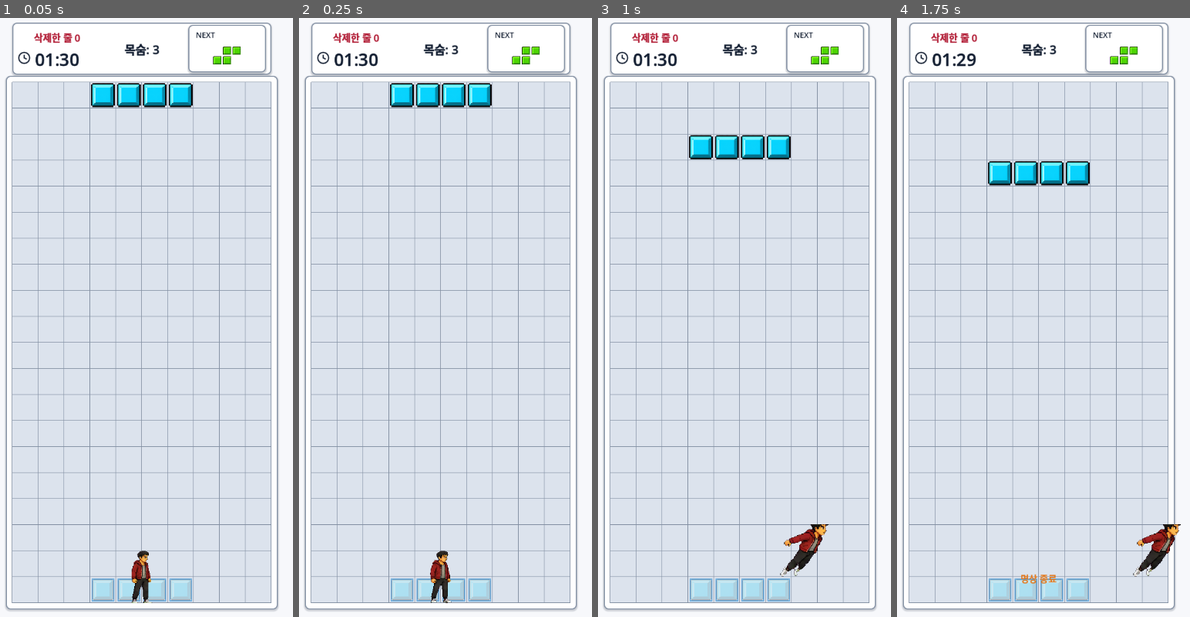
Above: before the commit, frames 1-4 (left to right).
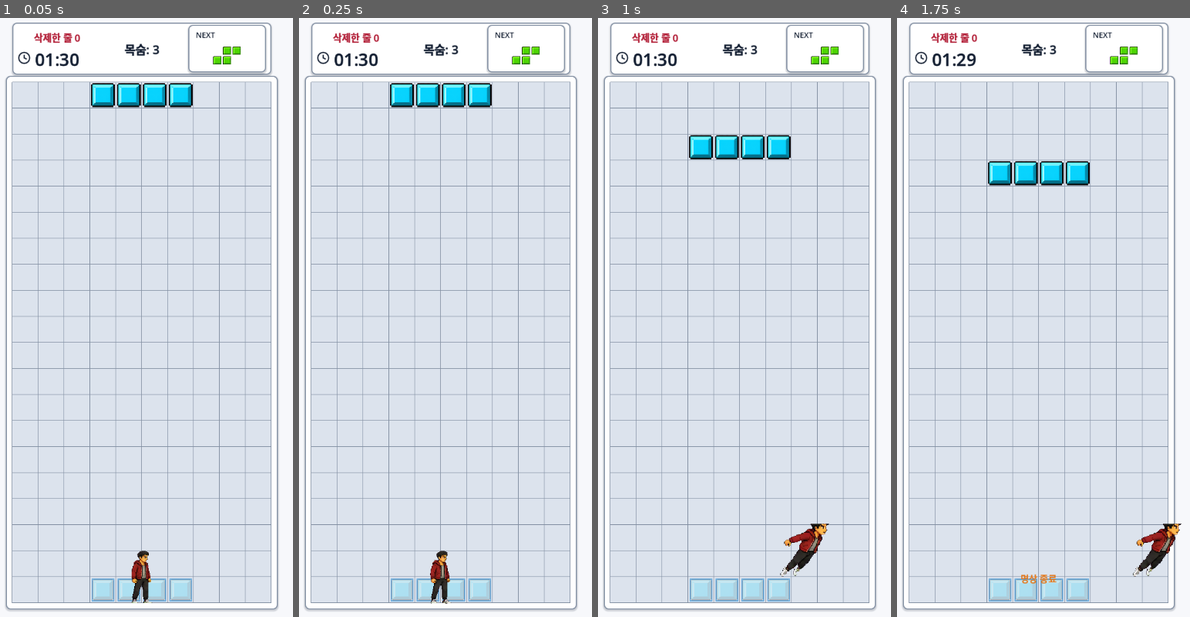
Above: after the commit, the same moments.

Repository: ydev2388/player_tetris
Game: Godot game, scene res://scenes/main.tscn
Same seed, same stepped clock (60 frames per second), same inputs: the game is played once before the commit and once after it. This scene is started directly instead of the project's main scene.
Inputs (mouse positions are in pixels of both pictures, inside the frame that each line leads up to):
- Up to frame 1 (0.05 s): no input
- Up to frame 2 (0.25 s): no input
- Up to frame 3 (1 s): tap Enter at 0.5 s; move the mouse to (806, 293) at 0.52 s; hold Right (character_right) from 0.53 s (still down); hold C (character_grab) from 0.53 s (still down); click (806, 293) at 0.67 s; tap Z (character_jump) at 0.77 s
- Up to frame 4 (1.75 s): keep holding Right (character_right); move the mouse to (979, 359) at 1.27 s; release C (character_grab) at 1.28 s; tap Down (character_meditate) at 1.35 s; tap Z (character_jump) at 1.52 s

Frame 1 is identical in both runs. In frame 2, 0.1% of the frame differs, in the area x 44-53%, y 88-98%; in frame 3, 0.2%; in frame 4, 0.2%, in the area x 80-98%, y 84-94%.

Commit message:
fix: keep character motion scale stable

Diff:
--- a/scripts/character_animation_data.gd
+++ b/scripts/character_animation_data.gd
@@ -230,26 +230,30 @@
 ) -> Rect2:
 	var frame_region: Rect2 = region_for(state, elapsed, character_id)
 	var texture: Texture2D = texture_for(state, character_id)
+	return opaque_region_for(texture, frame_region)
+
+
+static func opaque_region_for(texture: Texture2D, source_region: Rect2) -> Rect2:
 	var cache_key: String = "%s:%d:%d:%d:%d" % [
 		texture.resource_path,
-		int(frame_region.position.x),
-		int(frame_region.position.y),
-		int(frame_region.size.x),
-		int(frame_region.size.y),
+		int(source_region.position.x),
+		int(source_region.position.y),
+		int(source_region.size.x),
+		int(source_region.size.y),
 	]
 	if _visible_region_cache.has(cache_key):
 		return _visible_region_cache[cache_key] as Rect2
 
 	var image: Image = texture.get_image()
 
-	var min_x: int = int(frame_region.size.x)
-	var min_y: int = int(frame_region.size.y)
+	var min_x: int = int(source_region.size.x)
+	var min_y: int = int(source_region.size.y)
 	var max_x: int = -1
 	var max_y: int = -1
-	var source_left: int = int(frame_region.position.x)
-	var source_top: int = int(frame_region.position.y)
-	for pixel_y: int in range(int(frame_region.size.y)):
-		for pixel_x: int in range(int(frame_region.size.x)):
+	var source_left: int = int(source_region.position.x)
+	var source_top: int = int(source_region.position.y)
+	for pixel_y: int in range(int(source_region.size.y)):
+		for pixel_x: int in range(int(source_region.size.x)):
 			if image.get_pixel(source_left + pixel_x, source_top + pixel_y).a < FRAME_ALPHA_THRESHOLD:
 				continue
 			min_x = mini(min_x, pixel_x)
@@ -257,10 +261,10 @@
 			max_x = maxi(max_x, pixel_x)
 			max_y = maxi(max_y, pixel_y)
 
-	var visible_region: Rect2 = frame_region
+	var visible_region: Rect2 = source_region
 	if max_x >= min_x and max_y >= min_y:
 		visible_region = Rect2(
-			frame_region.position + Vector2(float(min_x), float(min_y)),
+			source_region.position + Vector2(float(min_x), float(min_y)),
 			Vector2(float(max_x - min_x + 1), float(max_y - min_y + 1))
 		)
 	_visible_region_cache[cache_key] = visible_region
--- a/scripts/character_controller.gd
+++ b/scripts/character_controller.gd
@@ -2017,15 +2017,20 @@
 		_animation_time,
 		character_id
 	) # source frame.
-	var alpha_bounds: Rect2 = _frame_alpha_bounds(region)
+	var reference_region: Rect2 = ANIMATION_DATA.region_for(
+		ANIMATION_DATA.IDLE,
+		0.0,
+		character_id
+	)
+	var reference_bounds: Rect2 = _frame_alpha_bounds(reference_region)
 	var visible_height: float = ANIMATION_DATA.visible_height_for(
-		_animation_state,
+		ANIMATION_DATA.IDLE,
 		character_id
 	)
-	var uniform_scale: float = visible_height / maxf(alpha_bounds.size.y, 1.0)
+	var uniform_scale: float = visible_height / maxf(reference_bounds.size.y, 1.0)
 	var source_center: Vector2 = region.size * 0.5
-	var visible_center_x: float = alpha_bounds.position.x + alpha_bounds.size.x * 0.5
-	var visible_bottom: float = alpha_bounds.end.y
+	var visible_center_x: float = reference_bounds.position.x + reference_bounds.size.x * 0.5
+	var visible_bottom: float = reference_bounds.end.y
 	var ground_anchor_y: float = (
 		CHARACTER_COLLIDER_OFFSET_Y + CHARACTER_COLLIDER_HEIGHT * 0.5
 	)
--- a/scripts/game_view.gd
+++ b/scripts/game_view.gd
@@ -73,7 +73,7 @@
 const THORN_EDGE_OVERLAP: float = 6.0
 const BIND_TEXTURE: Texture2D = preload("res://assets/sprites/bind_sprite.png")
 const BIND_SOURCE_REGION: Rect2 = Rect2(337.0, 65.0, 277.0, 364.0)
-const BIND_DISPLAY_SIZE: Vector2 = Vector2(78.0, 108.0)
+const BIND_HEIGHT_MARGIN: float = 12.0
 const BOSS_NORMAL_TEXTURE: Texture2D = preload("res://assets/sprites/boss/1_5_boss/boss_normal_sprites.png")
 const BOSS_BIND_TEXTURE: Texture2D = preload("res://assets/sprites/boss/1_5_boss/boss_bind_sprites.png")
 const BOSS_THORN_TEXTURE: Texture2D = preload("res://assets/sprites/boss/1_5_boss/boss_thron_sprites.png")
@@ -849,6 +849,7 @@
 func _draw_binding() -> void:
 	if _binding_sprite == null:
 		return
+	_sync_binding_overlay_transform()
 	_binding_sprite.visible = character.is_bound
 
 
@@ -857,12 +858,30 @@
 	_binding_sprite.name = "BindingSprite"
 	_binding_sprite.texture = BIND_TEXTURE
 	_binding_sprite.region_enabled = true
-	_binding_sprite.region_rect = BIND_SOURCE_REGION
-	_binding_sprite.scale = BIND_DISPLAY_SIZE / BIND_SOURCE_REGION.size
+	_binding_sprite.region_rect = MainCharacterAnimationData.opaque_region_for(
+		BIND_TEXTURE,
+		BIND_SOURCE_REGION
+	)
 	_binding_sprite.texture_filter = CanvasItem.TEXTURE_FILTER_NEAREST
 	_binding_sprite.z_index = 1
 	_binding_sprite.visible = false
 	character.add_child(_binding_sprite)
+	_sync_binding_overlay_transform()
+
+
+func _sync_binding_overlay_transform() -> void:
+	if _binding_sprite == null or not is_instance_valid(character.sprite):
+		return
+	var bind_height: float = (
+		MainCharacterAnimationData.visible_height_for(
+			MainCharacterAnimationData.IDLE,
+			character.character_id
+		)
+		+ BIND_HEIGHT_MARGIN
+	)
+	var uniform_scale: float = bind_height / maxf(_binding_sprite.region_rect.size.y, 1.0)
+	_binding_sprite.scale = Vector2.ONE * uniform_scale
+	_binding_sprite.position = character.sprite.position
 
 
 func _create_boss_display() -> void:
--- a/start_screen/scripts/tutorial_canvas.gd
+++ b/start_screen/scripts/tutorial_canvas.gd
@@ -873,7 +873,7 @@
 	rotation_radians: float = 0.0
 ) -> void:
 	var texture: Texture2D = ANIMATION_DATA.texture_for(state) # state가 선택한 sprite atlas.
-	var source_region: Rect2 = ANIMATION_DATA.visible_region_for(state, elapsed) # elapsed에 해당하는 source frame.
+	var source_region: Rect2 = ANIMATION_DATA.region_for(state, elapsed) # 고정 128px frame으로 모션 중 scale을 유지한다.
 	var source_aspect: float = source_region.size.x / source_region.size.y # 찌그러짐 방지 비율.
 	var target_size: Vector2 = bounds.size # aspect-fit 계산으로 줄어들 destination 크기.
 	if target_size.x / target_size.y > source_aspect:
--- a/tests/main_game_test.gd
+++ b/tests/main_game_test.gd
@@ -430,6 +430,7 @@
 	var controller: MainGameController = scene.get_node("GameController") # 논리 피스 상태 관찰 대상.
 	var character: MainCharacterController = scene.get_node("BoardPhysics/Character") # 입력·hitbox 실행 대상.
 	_test_character_frame_normalization(controller, character)
+	_test_binding_overlay_alignment(scene, character)
 	_expect(
 		character.character_id == "normal"
 			and not character.set_character_id("missing_character"),
@@ -1141,6 +1142,7 @@
 	]
 	var transforms_are_stable: bool = true
 	var collision_is_frame_independent: bool = true
+	var transparent_padding_is_excluded: bool = true
 	controller.active_type = MainTetrominoData.Type.O
 	controller.active_rotation = 0
 	controller.active_cell_indices = [0, 1, 2, 3]
@@ -1150,6 +1152,22 @@
 
 	for profile_id: String in CHARACTER_DATA.CHARACTER_ORDER:
 		character.set_character_id(profile_id)
+		character._animation_state = ANIMATION_DATA.IDLE
+		character._animation_time = 0.0
+		character._apply_animation_frame()
+		var expected_scale: Vector2 = character.sprite.scale
+		var expected_position: Vector2 = character.sprite.position
+		var reference_region: Rect2 = character.sprite.region_rect
+		var reference_bounds: Rect2 = character._frame_alpha_bounds(reference_region)
+		transparent_padding_is_excluded = (
+			transparent_padding_is_excluded
+			and reference_bounds.size.x < reference_region.size.x
+			and reference_bounds.size.y < reference_region.size.y
+			and is_equal_approx(
+				reference_bounds.size.y * expected_scale.y,
+				ANIMATION_DATA.visible_height_for(ANIMATION_DATA.IDLE, profile_id)
+			)
+		)
 		for state: String in states:
 			var frames: Array = ANIMATION_DATA.REGIONS[state]
 			for frame_index: int in range(frames.size()):
@@ -1159,34 +1177,9 @@
 					+ 0.001
 				)
 				character._apply_animation_frame()
-				var region: Rect2 = character.sprite.region_rect
-				var bounds: Rect2 = character._frame_alpha_bounds(region)
-				var displayed_height: float = bounds.size.y * character.sprite.scale.y
-				var displayed_center_x: float = (
-					character.sprite.position.x
-					+ (bounds.position.x + bounds.size.x * 0.5 - region.size.x * 0.5)
-					* character.sprite.scale.x
-				)
-				var displayed_bottom: float = (
-					character.sprite.position.y
-					+ (bounds.end.y - region.size.y * 0.5) * character.sprite.scale.y
-				)
-				var expected_offset: Vector2 = (
-					ANIMATION_DATA.display_offset_for(profile_id)
-					+ MainLayout.BOARD_VISUAL_OFFSET
-				)
-				var expected_bottom: float = (
-					expected_offset.y
-					+ MainCharacterController.CHARACTER_COLLIDER_OFFSET_Y
-					+ MainCharacterController.CHARACTER_COLLIDER_HEIGHT * 0.5
-				)
 				if (
-					not is_equal_approx(
-						displayed_height,
-						ANIMATION_DATA.visible_height_for(state, profile_id)
-					)
-					or not is_equal_approx(displayed_center_x, expected_offset.x)
-					or not is_equal_approx(displayed_bottom, expected_bottom)
+					not character.sprite.scale.is_equal_approx(expected_scale)
+					or not character.sprite.position.is_equal_approx(expected_position)
 					or not is_equal_approx(character.sprite.scale.x, character.sprite.scale.y)
 				):
 					transforms_are_stable = false
@@ -1198,7 +1191,11 @@
 
 	_expect(
 		transforms_are_stable,
-		"모든 캐릭터·동작 frame이 같은 실루엣 높이와 발 기준선을 유지한다."
+		"모든 캐릭터는 모션이 바뀌어도 동일한 스케일과 기준 위치를 유지한다."
+	)
+	_expect(
+		transparent_padding_is_excluded,
+		"모든 캐릭터의 기준 크기는 128px 투명 여백을 제외한 실제 픽셀로 계산한다."
 	)
 	_expect(
 		collision_is_frame_independent,
@@ -1208,6 +1205,44 @@
 	character._animation_state = ANIMATION_DATA.IDLE
 	character._animation_time = 0.0
 	character._apply_animation_frame()
+
+
+func _test_binding_overlay_alignment(
+	scene: MainGameView,
+	character: MainCharacterController
+) -> void:
+	var overlay_is_aligned: bool = true
+	var binding_sprite: Sprite2D = scene._binding_sprite
+	var visible_bind_region: Rect2 = ANIMATION_DATA.opaque_region_for(
+		MainGameView.BIND_TEXTURE,
+		MainGameView.BIND_SOURCE_REGION
+	)
+	for profile_id: String in CHARACTER_DATA.CHARACTER_ORDER:
+		character.set_character_id(profile_id)
+		scene._sync_binding_overlay_transform()
+		var expected_height: float = (
+			ANIMATION_DATA.visible_height_for(ANIMATION_DATA.IDLE, profile_id)
+			+ MainGameView.BIND_HEIGHT_MARGIN
+		)
+		overlay_is_aligned = (
+			overlay_is_aligned
+			and binding_sprite.region_rect == visible_bind_region
+			and binding_sprite.position.is_equal_approx(character.sprite.position)
+			and is_equal_approx(binding_sprite.scale.x, binding_sprite.scale.y)
+			and is_equal_approx(
+				binding_sprite.region_rect.size.y * binding_sprite.scale.y,
+				expected_height
+			)
+		)
+	_expect(
+		overlay_is_aligned,
+		"stage-system 덩쿨 속박은 모든 캐릭터의 실제 표시 위치·높이에 균일 비율로 맞는다."
+	)
+	_expect(
+		binding_sprite.get_parent() == character and binding_sprite.get_child_count() == 0,
+		"덩쿨 속박의 투명 영역은 시각 overlay일 뿐 캐릭터 판정에 추가되지 않는다."
+	)
+	character.set_character_id(ANIMATION_DATA.DEFAULT_CHARACTER_ID)
 
 
 func _prepare_punch(
